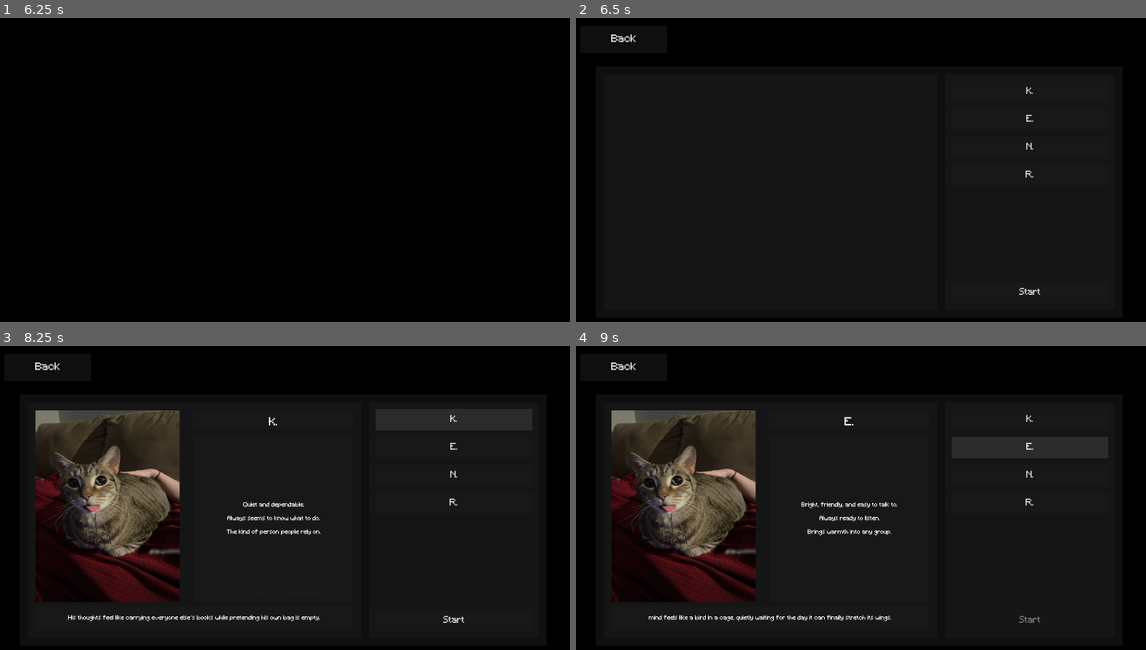
Above: before the commit, frames 1-4 (two rows, left to right).
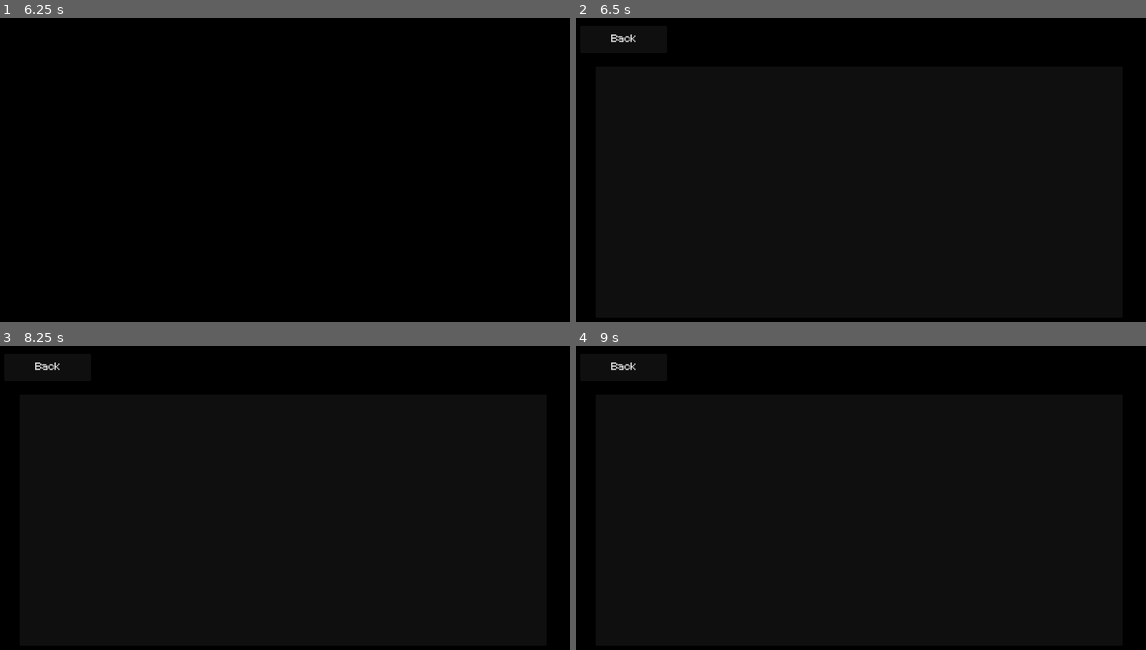
Above: after the commit, the same moments.

Repository: candydaisy/UntitledIllness
Game: Godot game, scene res://Scenes/Startscreen.tscn
The game is run twice, just before and just after one commit, with the same random seed, the same clock (stepped at 60 frames per second) and the same inputs.
Inputs (mouse positions are in pixels of both pictures, inside the frame that each line leads up to):
- Up to frame 1 (6.25 s): tap Enter (dialog_process) at 0.5, 1.35, 2.85, 3.5, 4.35 s; hold Delete (dialog_deprocess) 0.53-1.28 s; hold Delete (dialog_deprocess) 2.03-2.78 s; tap Space at 2.75 s; hold Delete (dialog_deprocess) 3.53-4.28 s; hold Delete (dialog_deprocess) 5.03-5.75 s; click "Play" at 5.75 s
- Up to frame 2 (6.5 s): no input
- Up to frame 3 (8.25 s): click (456, 619) at 6.5 s, where only the run before the commit has a clickable "Start"; click (456, 619) at 7.25 s, where only the run before the commit has a clickable "Start"; click (456, 418) at 8 s, where only the run before the commit has a clickable "K."
- Up to frame 4 (9 s): click (1032, 446) at 8.75 s, where only the run before the commit has a clickable "E."

Frame 1 is identical in both runs. In frame 2, 0.1% of the frame differs, in the area x 77-82%, y 22-92%; in frame 3, 13%, in the area x 6-94%, y 20-92%; in frame 4, 13%.

Commit message:
Update title_menu.tscn

Diff:
--- a/Scenes/title_menu.tscn
+++ b/Scenes/title_menu.tscn
@@ -91,7 +91,6 @@
 text = "◌"
 
 [node name="Selections" type="Control" parent="UI" unique_id=1307879910]
-visible = false
 anchors_preset = 0
 offset_right = 1600.0
 offset_bottom = 900.0
@@ -112,6 +111,7 @@
 grow_vertical = 2
 
 [node name="Selectors" type="Panel" parent="UI/Selections/Panel" unique_id=1236319587]
+visible = false
 layout_mode = 1
 anchors_preset = 15
 anchor_right = 1.0
@@ -133,6 +133,7 @@
 offset_right = 218.5
 offset_bottom = 78.0
 grow_horizontal = 2
+accessibility_name = "Kay"
 theme_override_fonts/font = ExtResource("2_b1p23")
 theme_override_font_sizes/font_size = 24
 text = "K."
@@ -197,6 +198,7 @@
 text = "Start"
 
 [node name="View" type="Panel" parent="UI/Selections/Panel" unique_id=744105419]
+visible = false
 layout_mode = 1
 anchors_preset = 15
 anchor_right = 1.0
@@ -209,7 +211,6 @@
 grow_vertical = 2
 
 [node name="Char1" type="Control" parent="UI/Selections/Panel/View" unique_id=1217042137]
-visible = false
 anchors_preset = 0
 offset_right = 40.0
 offset_bottom = 40.0
